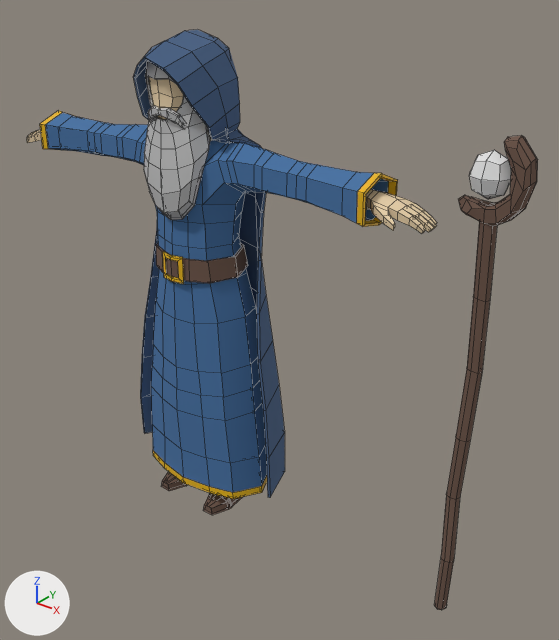
The FBX model Assets/!/FBX/Characters/wizard.fbx, before and after one commit.
One viewpoint serves both versions: a 50 mm lens placed at (2.01, -2.0, 2.18), pointed at (0.31, 0.12, 0.86). Arrows for +X, +Y and +Z are at lower left; the lights stay in place. Mesh edges are drawn as thin lines. Where no turn or scale is listed for an object, it has been applied to the vertices.

Objects in the first picture: 'beard', 'belt', 'belt_clip', 'body', 'boots', 'cape', 'cloth', 'face', 'grace', 'grace-orb'.
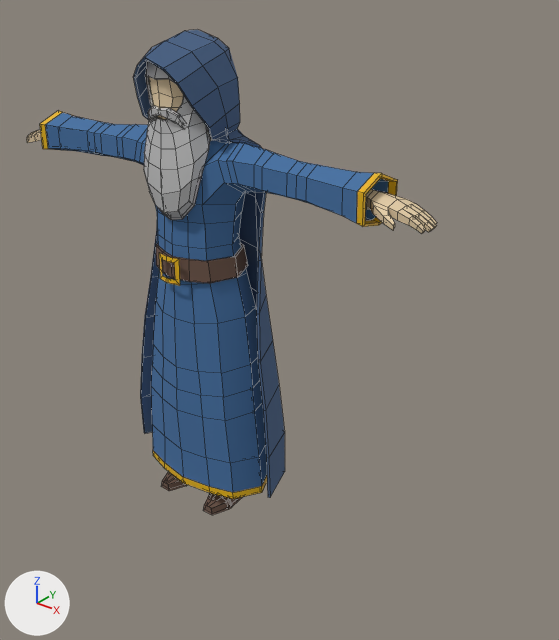
Where the newer file only moved an object's origin or applied its transform, the numbers keep the older frame.

The change, as a diff of the scene's bpy script:
```diff
--- a/Assets/!/FBX/Characters/wizard.fbx.py
+++ b/Assets/!/FBX/Characters/wizard.fbx.py
@@ me_plane_001 @@
 me_plane_001.from_pydata(...)  # 12 vertices, 6 faces; spans x -0.0529..0.0529, y -0.005..0.0102, z -0.0488..0.0581
 # used by ob_belt_clip; location = (0.0, -0.139, 1.081)
+# me_plane_001 part 1: the whole mesh is moved by (0.0, -0.0184, -0.0011)
 me_plane_001.materials.append(mat_yellow)
@@ ob_grace @@
-ob_grace = bpy.data.objects.new('grace', me_cylinder_018)
-ob_grace.location = (1.158, 0.0, 0.739)
@@ ob_grace_orb @@
-ob_grace_orb = bpy.data.objects.new('grace-orb', me_cube)
-ob_grace_orb.location = (1.154, -0.001, 1.607)
```

Changed parts and their boxes (x1, y1, x2, y2) in the pictures (559 x 640 px):
'grace', deleted (brown): before (434, 136, 538, 610)
'grace-orb', deleted: before (469, 150, 511, 199)
'belt_clip', mesh moved: before (163, 251, 184, 284); after (159, 253, 180, 286)
